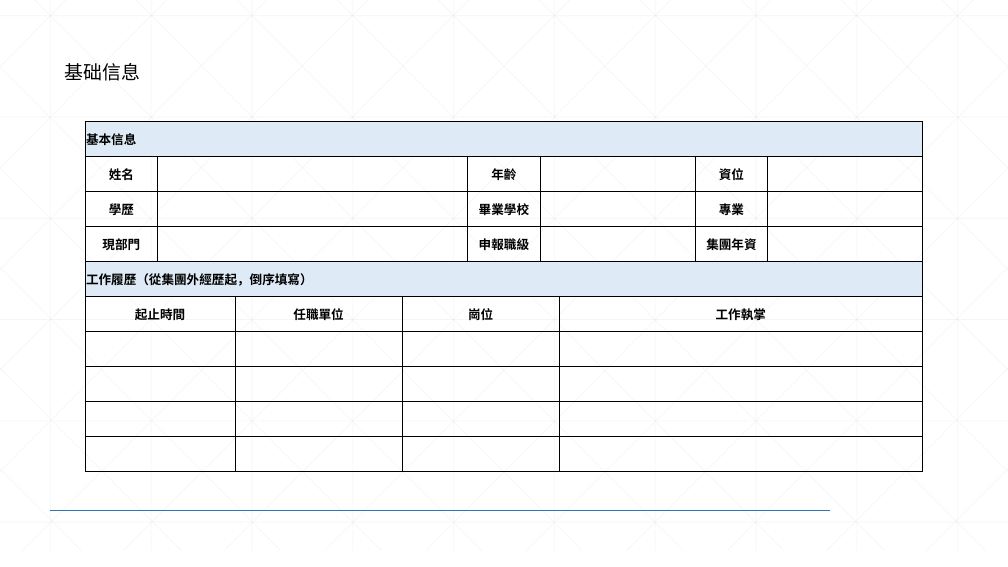
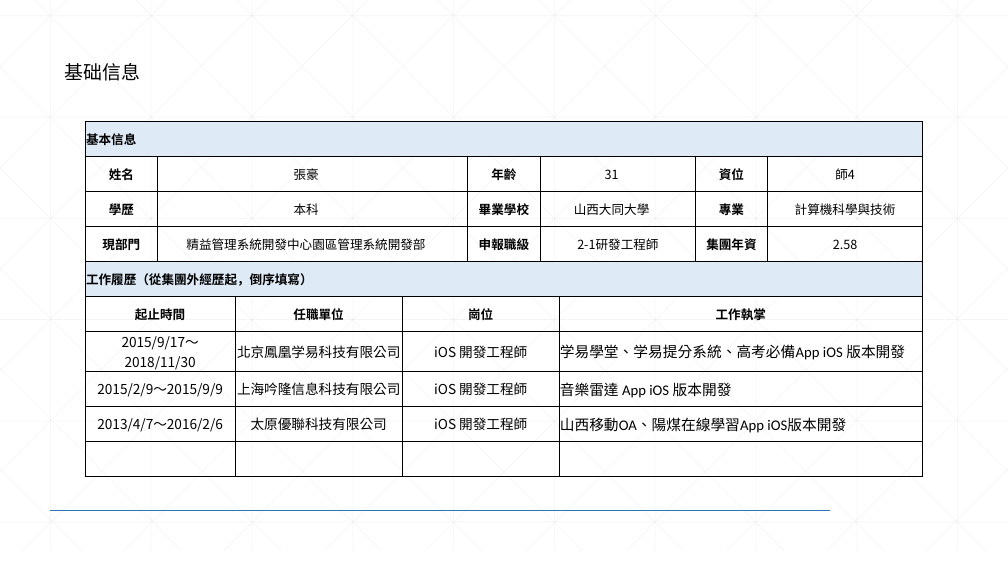
Before and after one commit to scfhao/Notebook, a slide deck: slide 2 of 附件4：技術職認證參評報告-2-1&2-2研發工程師.pptx. Drawn at 1008x567 pixels with LibreOffice and Linux fonts; fonts in the diff are those of the drawing; background and template pictures are left out. Boxes give left, top, right and bottom in pixels: in the first picture for what was removed or moved away, otherwise in the second. Text is boxed around its words. In the diff, an @@ line names an element or a change of style, - is before the commit and + after.

```diff
--- a/附件4：技術職認證參評報告-2-1&2-2研發工程師.pptx
+++ b/附件4：技術職認證參評報告-2-1&2-2研發工程師.pptx
@@ table at (85,121,923,471) @@
-row 2: 姓名 |  |  |  | 年齡 |  |  | 資位 | 
+row 2: 姓名 | 張豪 |  |  | 年齡 | 31 |  | 資位 | 師4
-row 3: 學歷 |  |  |  | 畢業學校 |  |  | 專業 | 
+row 3: 學歷 | 本科 |  |  | 畢業學校 | 山西大同大學 |  | 專業 | 計算機科學與技術
-row 4: 現部門 |  |  |  | 申報職級 |  |  | 集團年資 | 
+row 4: 現部門 | 精益管理系統開發中心園區管理系統開發部 |  |  | 申報職級 | 2-1研發工程師 |  | 集團年資 | 2.58
+row 7: 2015/9/17～2018/11/30 |  | 北京鳳凰学易科技有限公司 | iOS 開發工程師 |  |  | 学易學堂、学易提分系統、高考必備App iOS 版本開發 |  | 
+row 8: 2015/2/9～2015/9/9 |  | 上海吟隆信息科技有限公司 | iOS 開發工程師 |  |  | 音樂雷達 App iOS 版本開發 |  | 
+row 9: 2013/4/7～2016/2/6 |  | 太原優聯科技有限公司 | iOS 開發工程師 |  |  | 山西移動OA、陽煤在線學習App iOS版本開發 |  | 
-row 8:  |  |  |  |  |  |  |  | 
-row 9:  |  |  |  |  |  |  |  | 
-row 10:  |  |  |  |  |  |  |  | 
```
Also in this commit, not shown: 2 other slides changed, 1 other file.
